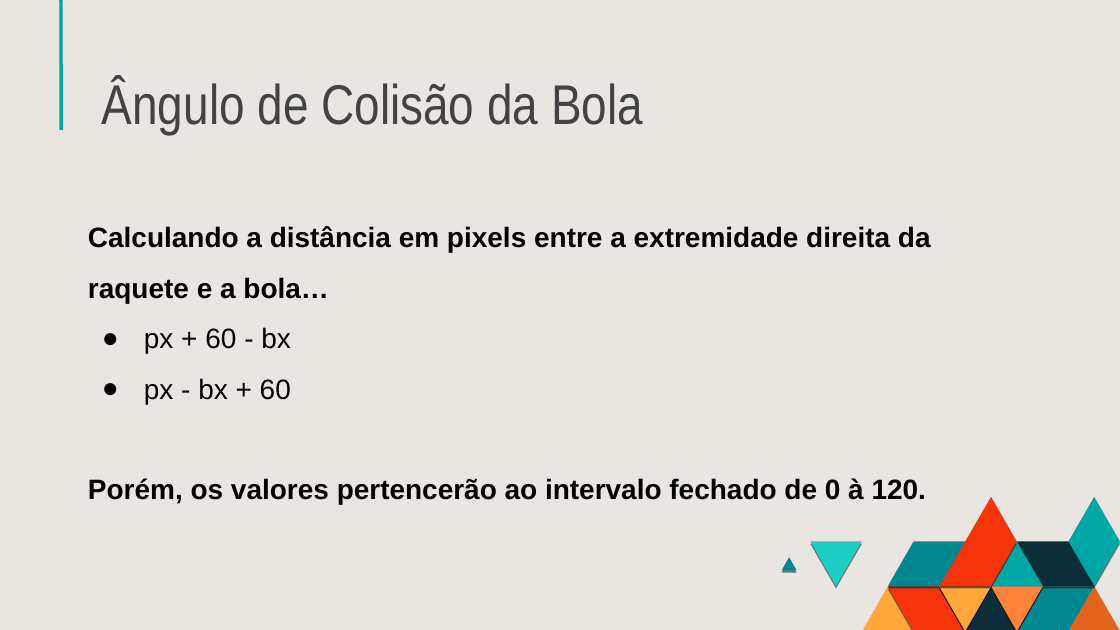
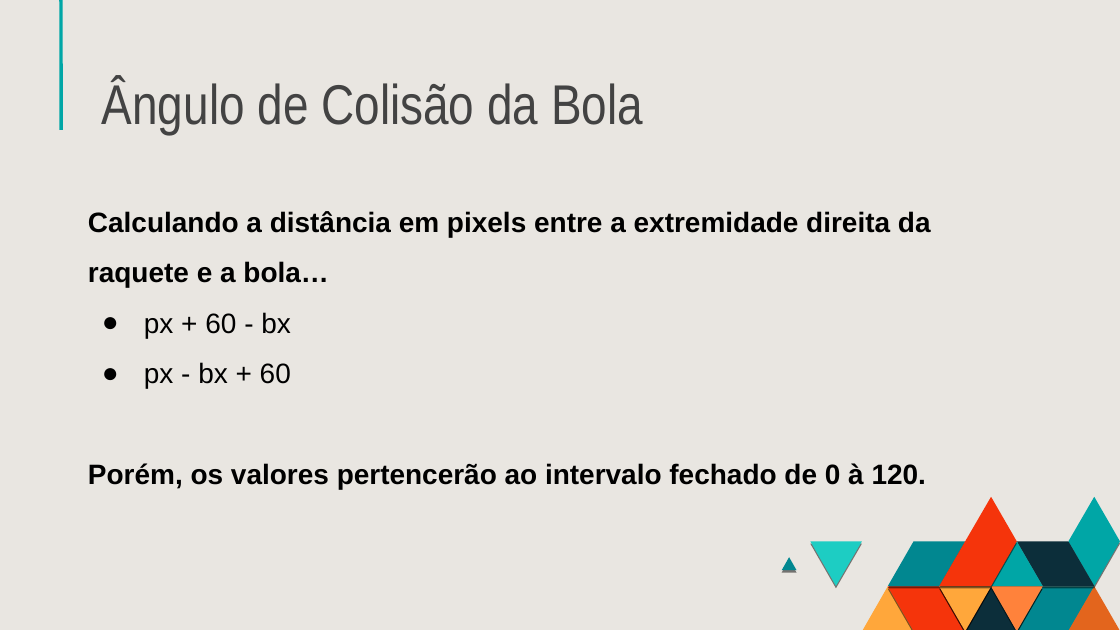
Before and after one commit to gasmartin/breakout-game, a slide deck: slide 7 of BreakoutGame.odp (slide 9 before the commit). Drawn at 1120x630 pixels with LibreOffice and Linux fonts; fonts in the diff are those of the drawing. Boxes give left, top, right and bottom in pixels: in the first picture for what was removed or moved away, otherwise in the second. Text is boxed around its words. In the diff, an @@ line names an element or a change of style, - is before the commit and + after.

```diff
--- a/BreakoutGame.odp
+++ b/BreakoutGame.odp
@@ text "Calculando a distância em pixels ...": place and size @@
-text "Calculando a distância em pixels ..." at (88, 226, 931, 505)
+text "Calculando a distância em pixels ..." at (88, 211, 931, 489)
```
Also in this commit, not shown: 14 other slides changed, 2 slides removed.
